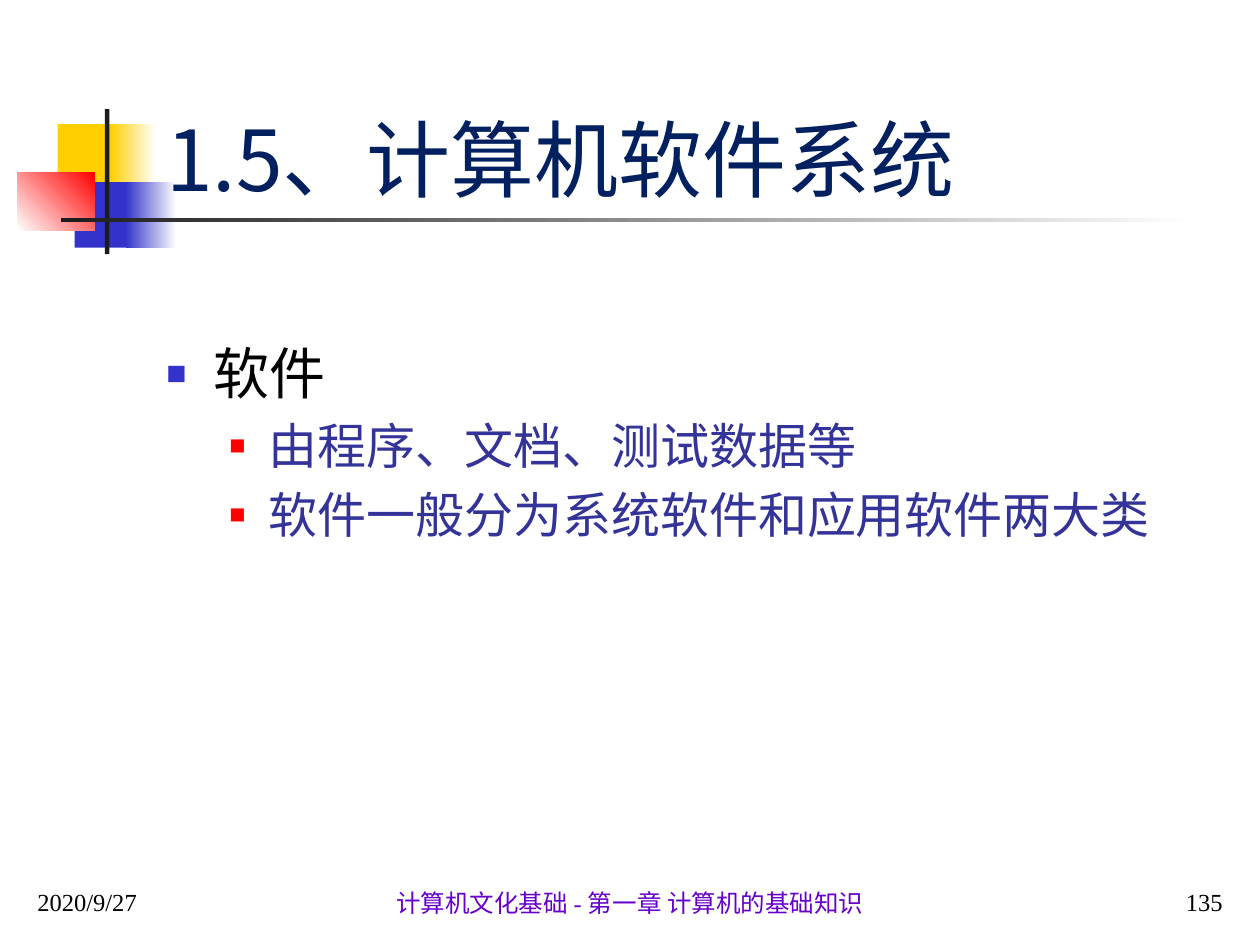
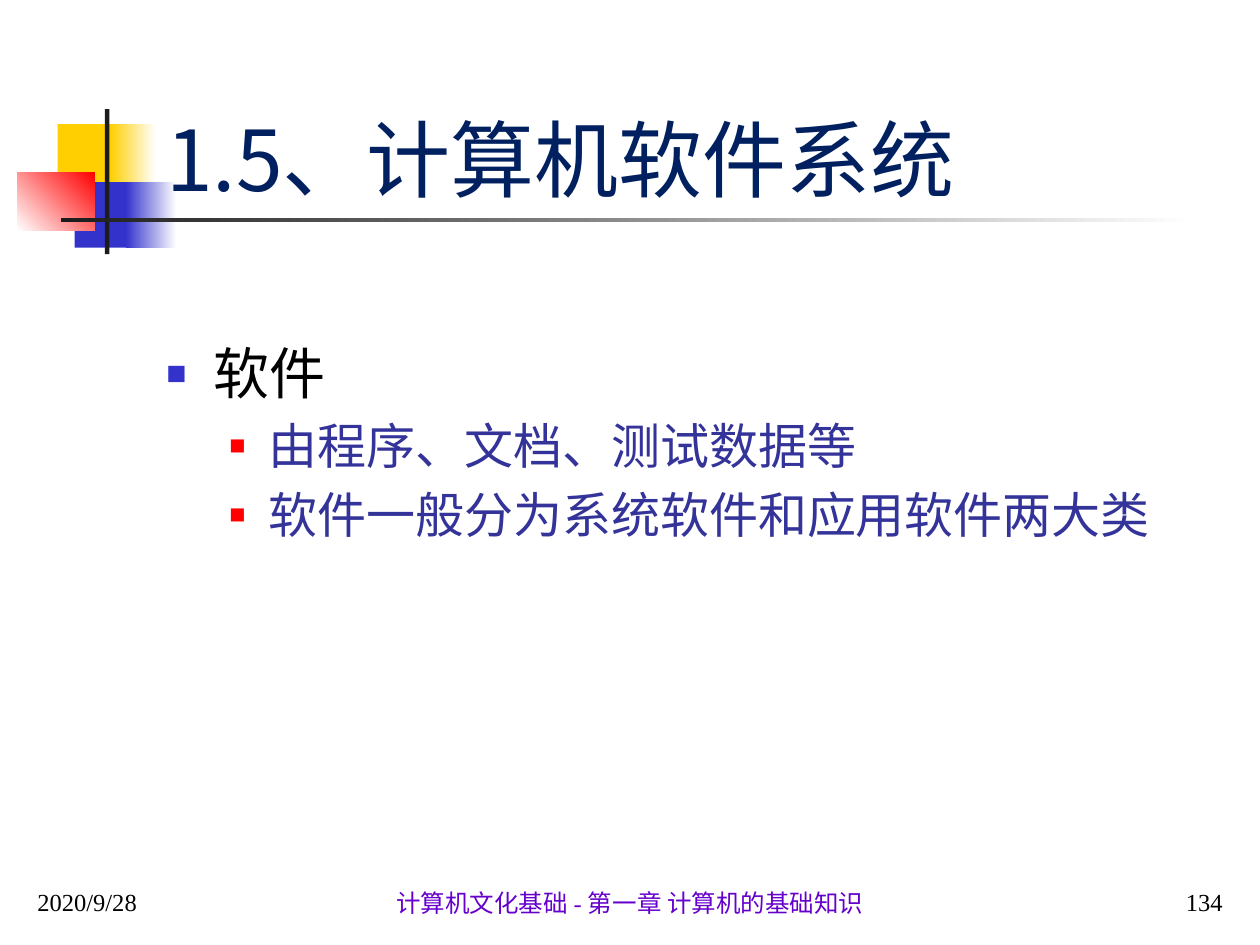
Before and after one commit to sans123wx/class, a slide deck: slide 134 of 计算机应用基础/第1章计算机基础/第1.1章 计算机概述.pptx (slide 135 before the commit). Drawn at 1260x945 pixels with LibreOffice and Linux fonts; fonts in the diff are those of the drawing. Boxes give left, top, right and bottom in pixels: in the first picture for what was removed or moved away, otherwise in the second. Text is boxed around its words. In the diff, an @@ line names an element or a change of style, - is before the commit and + after.

```diff
--- a/计算机应用基础/第1章计算机基础/第1.1章 计算机概述.pptx
+++ b/计算机应用基础/第1章计算机基础/第1.1章 计算机概述.pptx
@@ text at [37,894,136,912]: text changed @@
-2020/9/27
+2020/9/28
@@ page number at [1186,894,1223,912]: text changed @@
-135
+134
```
Also in this commit, not shown: 90 other slides changed, 1 slide removed.
